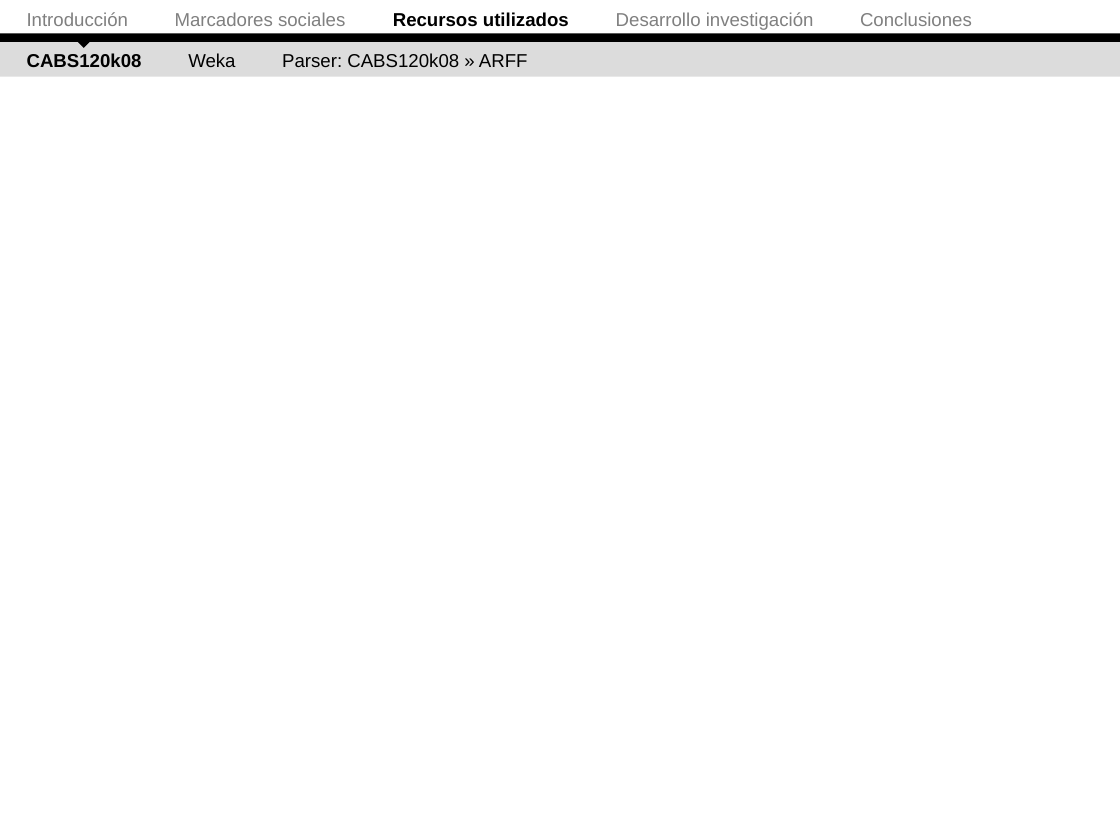
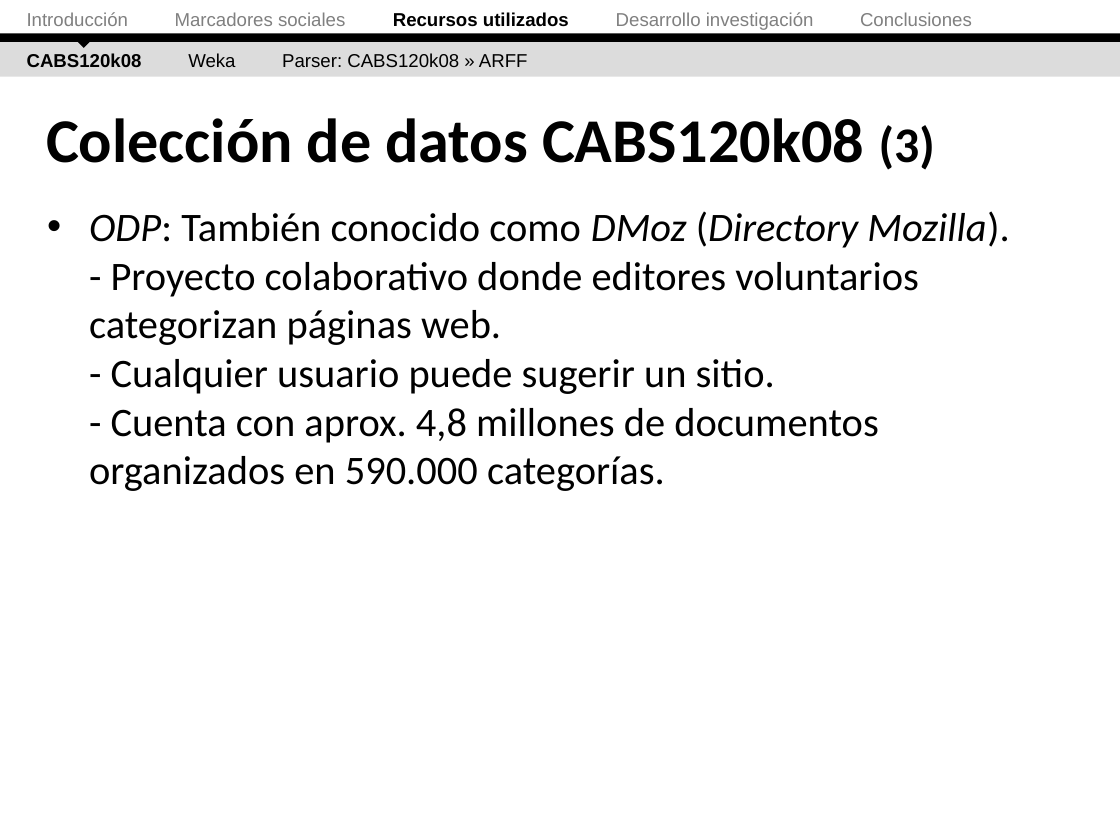
Before and after one commit to ak907kenai/nicotournetesis, a slide deck: slide 20 of docs_trunk/Nicolás Tourné - Presentación Tesis (v2).ppt (slide 15 before the commit). Drawn at 1120x840 pixels with LibreOffice and Linux fonts; fonts in the diff are those of the drawing. Boxes give left, top, right and bottom in pixels: in the first picture for what was removed or moved away, otherwise in the second. Text is boxed around its words. In the diff, an @@ line names an element or a change of style, - is before the commit and + after.

```diff
--- a/docs_trunk/Nicolás Tourné - Presentación Tesis (v2).ppt
+++ b/docs_trunk/Nicolás Tourné - Presentación Tesis (v2).ppt
@@ title added at (46,118,935,170), 40 pt, text #000000, bold @@
+Colección de datos CABS120k08 (3)
@@ text added at (89,211,1009,491), 26 pt, text #000000 @@
+• ODP: También conocido como DMoz (Directory Mozilla).
+  - Proyecto colaborativo donde editores voluntarios categorizan páginas web.
+  - Cualquier usuario puede sugerir un sitio.
+  - Cuenta con aprox. 4,8 millones de documentos organizados en 590.000 categorías.
```
Also in this commit, not shown: 9 other slides changed, 37 slides added, 1 other file.
